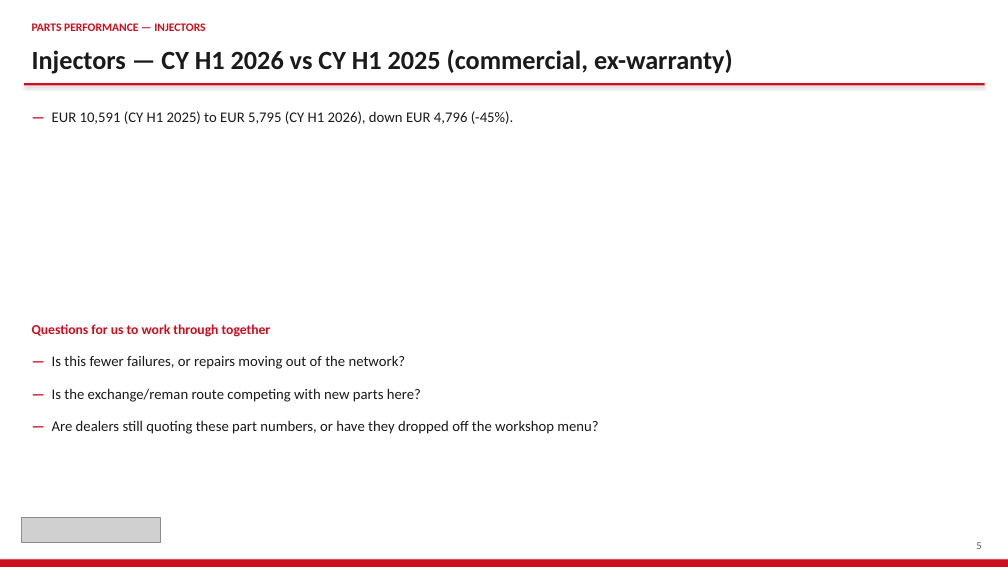
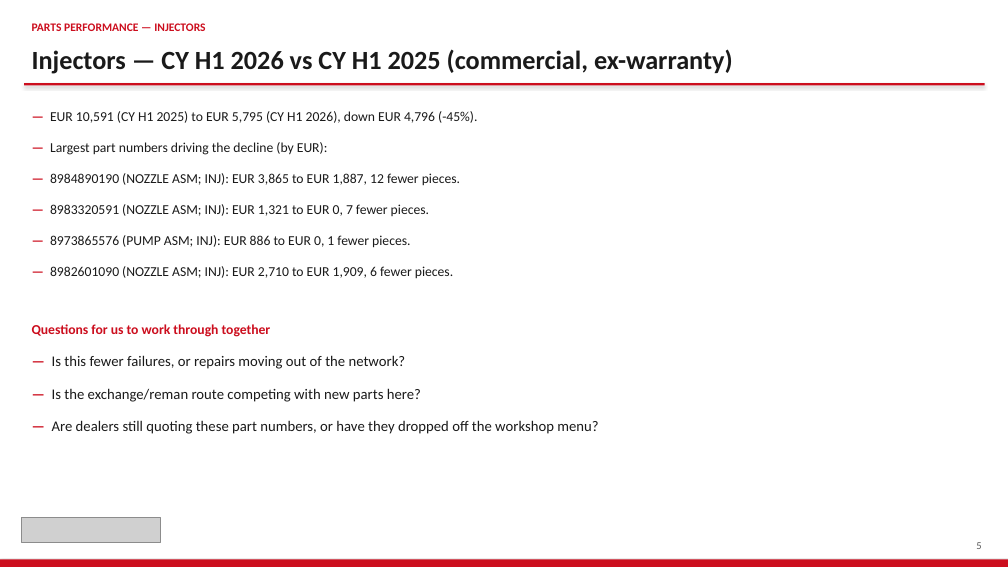
Before and after one commit to jeromio1987/ISZE, a slide deck: slide 5 of 09_meetings/IBX_Sales_Review_2026/ISZE_IBX_Sales_Review_FY2027.pptx. Drawn at 1008x567 pixels with LibreOffice and Linux fonts; fonts in the diff are those of the drawing; grey boxes stand for pictures. Boxes give left, top, right and bottom in pixels: in the first picture for what was removed or moved away, otherwise in the second. Text is boxed around its words. In the diff, an @@ line names an element or a change of style, - is before the commit and + after.

```diff
--- a/09_meetings/IBX_Sales_Review_2026/ISZE_IBX_Sales_Review_FY2027.pptx
+++ b/09_meetings/IBX_Sales_Review_2026/ISZE_IBX_Sales_Review_FY2027.pptx
@@ text at bbox=[50, 111, 477, 123]: size 14 to 13 pt in "— EUR 10,591 (CY H1 2025) to ..." @@
@@ text at bbox=[50, 142, 460, 279]: paragraphs added @@
+— Largest part numbers driving the decline (by EUR):
+— 8984890190 (NOZZLE ASM; INJ): EUR 3,865 to EUR 1,887, 12 fewer pieces.
+— 8983320591 (NOZZLE ASM; INJ): EUR 1,321 to EUR 0, 7 fewer pieces.
+— 8973865576 (PUMP ASM; INJ): EUR 886 to EUR 0, 1 fewer pieces.
+— 8982601090 (NOZZLE ASM; INJ): EUR 2,710 to EUR 1,909, 6 fewer pieces.
```
Also in this commit, not shown: 4 other slides changed, 4 other files.
